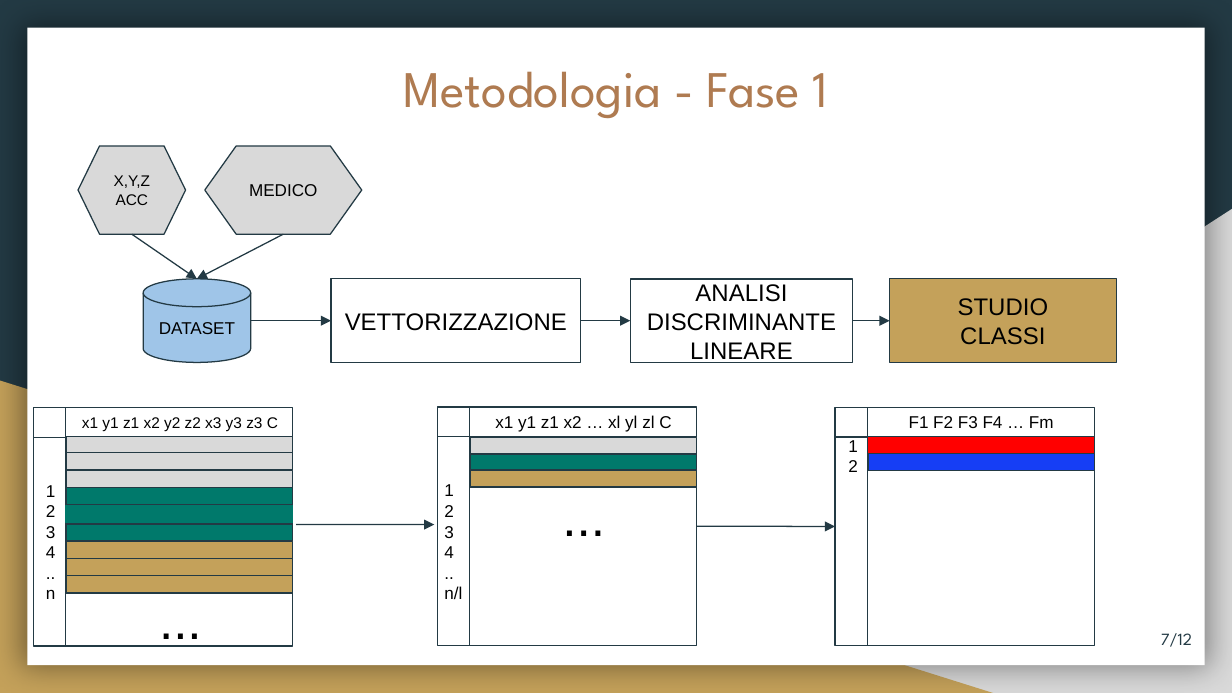
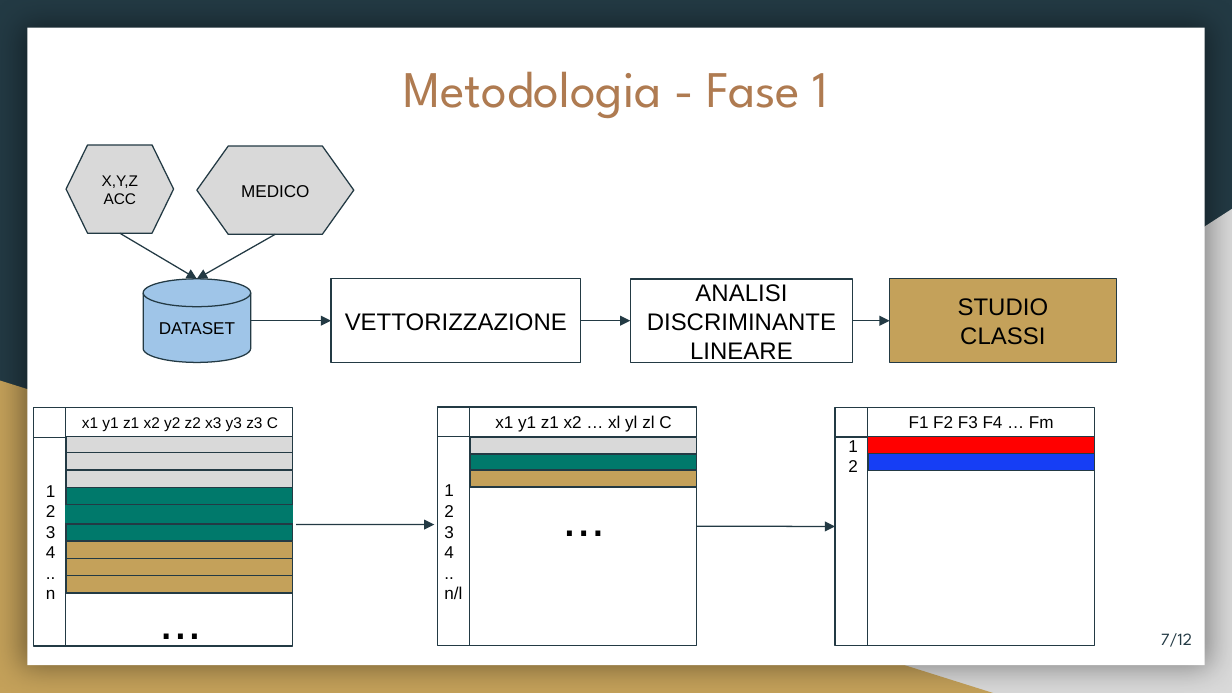
Before and after one commit to fuserale/tesi, a slide deck: slide 7 of tex_tesi/Apprendimento non supervisionato per l’identificazione di contesti di Freezing of Gait (FOG) in pazienti affetti da Morbo di Parkinson.pptx. Drawn at 1232x693 pixels with LibreOffice and Linux fonts; fonts in the diff are those of the drawing. Boxes give left, top, right and bottom in pixels: in the first picture for what was removed or moved away, otherwise in the second. Text is boxed around its words. In the diff, an @@ line names an element or a change of style, - is before the commit and + after.

Commit message:
14/03

```diff
--- a/tex_tesi/Apprendimento non supervisionato per l’identificazione di contesti di Freezing of Gait (FOG) in pazienti affetti da Morbo di Parkinson.pptx
+++ b/tex_tesi/Apprendimento non supervisionato per l’identificazione di contesti di Freezing of Gait (FOG) in pazienti affetti da Morbo di Parkinson.pptx
@@ flow chart preparation "X,Y,Z ACC": place and size @@
-flow chart preparation "X,Y,Z ACC" at [78, 145, 185, 234]
+flow chart preparation "X,Y,Z ACC" at [67, 145, 174, 234]
@@ flow chart preparation "MEDICO": place and size @@
-flow chart preparation "MEDICO" at [205, 145, 361, 234]
+flow chart preparation "MEDICO" at [197, 147, 354, 235]
@@ text in flow chart preparation at [102, 175, 139, 204]: text changed @@
-X,Y,Z
-ACC
+X,Y,Z ACC
@@ arrow moved from (132, 234) - (197, 278) to (120, 233) - (197, 278) @@
@@ arrow moved from (283, 234) - (197, 278) to (276, 234) - (197, 278) @@
```
